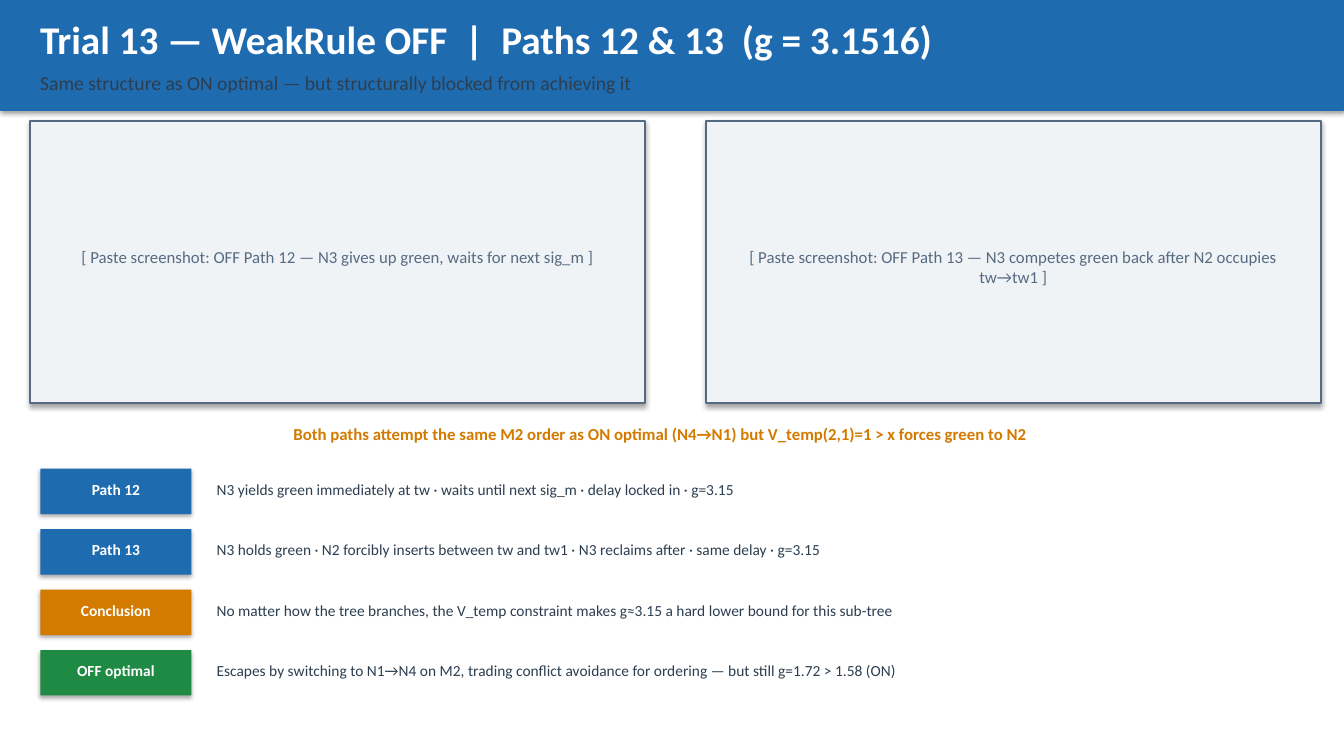
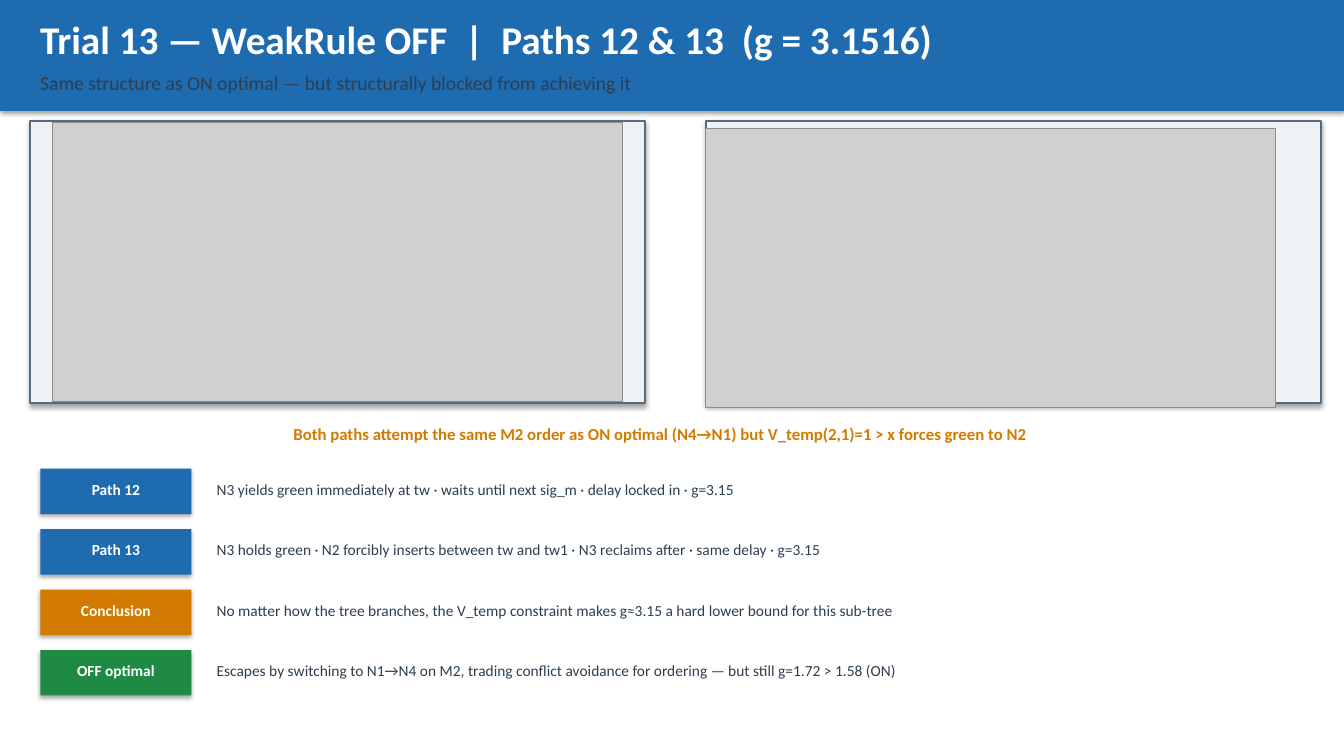
Before and after one commit to lisa061422-afk/distributed-multi-intersection-scheduling, a slide deck: slide 9 of Astar_0619_resettingrule_dif_x/WeakRule_Comparison.pptx. Drawn at 1344x756 pixels with LibreOffice and Linux fonts; fonts in the diff are those of the drawing; grey boxes stand for pictures. Boxes give left, top, right and bottom in pixels: in the first picture for what was removed or moved away, otherwise in the second. Text is boxed around its words. In the diff, an @@ line names an element or a change of style, - is before the commit and + after.

```diff
--- a/Astar_0619_resettingrule_dif_x/WeakRule_Comparison.pptx
+++ b/Astar_0619_resettingrule_dif_x/WeakRule_Comparison.pptx
@@ picture added at (52,122,622,401) @@
@@ picture added at (706,128,1275,407) @@
@@ text removed at (90,251,584,266) @@
-[ Paste screenshot: OFF Path 12 — N3 gives up green, waits for next sig_m ]
```
Also in this commit, not shown: 3 other slides changed, 11 slides added, 35 other files.
